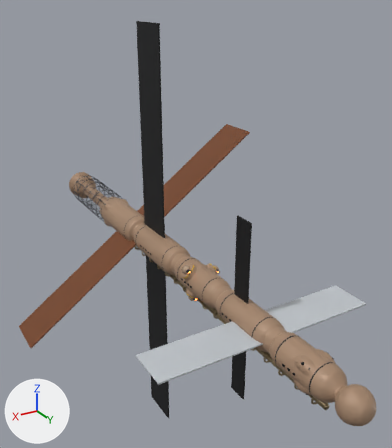
Before and after pictures for a commit that changed the Blender file art/mars.blend.
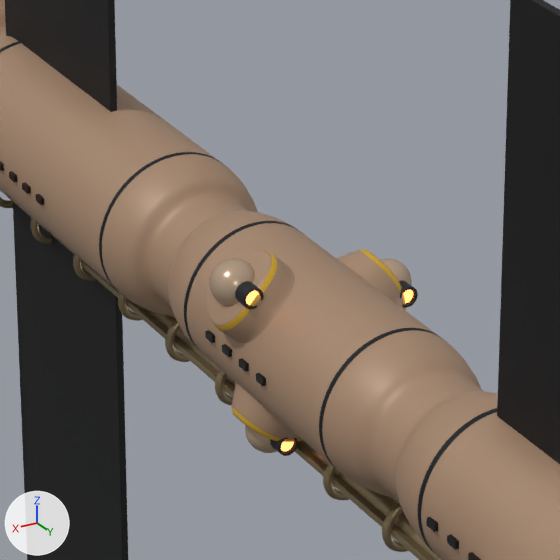
Old and new are each drawn whole from a 50 mm camera at (57.4, 107.6, 61.2) aimed at (-6.9, 0.4, 7.6) and again close up on the part from 37% to 63% of the width and 49% to 71% of the height. The axes (+X, +Y, +Z) are drawn at lower left. The lights are the same throughout. The last two pictures show the newer version.

In view in the first close-up: 'B_barbette0', 'B_barbette1', 'B_barbette2', 'B_coil_barrel', 'B_dome0', 'B_hull', 'B_rail.001', 'B_seam.002', 'Rad2_dark', 'Rad4_dark', 'Rad5_dark' and 30 more.
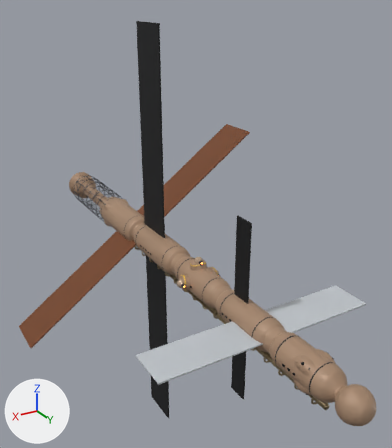
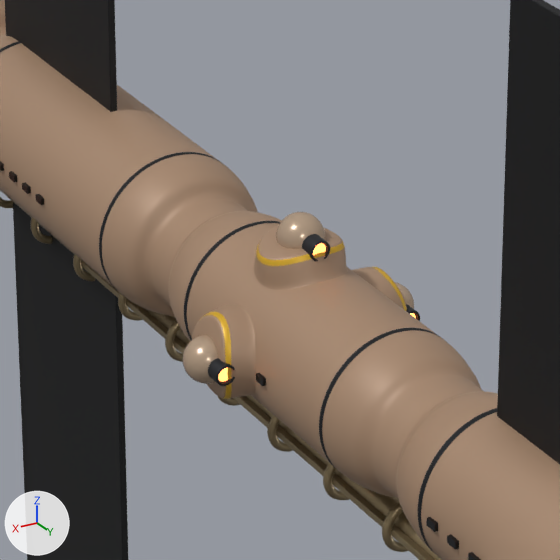
ob_turret0 is not drawn itself; it is the parent of ob_b_dome0, ob_b_emitter0, ob_lens0, ob_muzzle0.
ob_turret1 is not drawn itself; it is the parent of ob_b_dome1, ob_b_emitter1, ob_lens1, ob_muzzle1.
ob_turret2 is not drawn itself; it is the parent of ob_b_dome2, ob_b_emitter2, ob_lens2, ob_muzzle2.

Pixel boxes (x1, y1, x2, y2) of what changed, in the close-ups (560 x 560 px):
'B_barbette0', turned: before (206, 249, 295, 343); after (191, 303, 256, 399)
'B_barbette2', turned: before (232, 382, 302, 442); after (253, 225, 348, 290)
'B_dome0', moved: before (210, 258, 255, 306); after (183, 335, 218, 384)
'B_dome2', moved: before (245, 425, 277, 453); after (276, 212, 325, 249)
'B_barbette1', turned: before (336, 249, 406, 311); after (352, 267, 407, 311)
'B_emitter0', moved: before (235, 281, 264, 309); after (208, 358, 235, 386)
'B_emitter2', moved: before (270, 437, 298, 456); after (302, 234, 330, 261)
'B_dome1', moved: before (381, 258, 412, 285); after (395, 282, 414, 309)
'B_emitter1', moved: before (399, 280, 418, 308); after (406, 304, 420, 321)
'Lens0', moved: before (246, 291, 259, 305); after (218, 368, 228, 382)
'Lens2', moved: before (281, 442, 294, 451); after (313, 243, 326, 255)
'Lens1', moved (mostly hidden afterwards): before (403, 289, 413, 303); after (410, 313, 416, 318)

What the commit changed:
me_b_barbette0 is used by ob_b_barbette0; location (0.0, 0.0, 0.0).
me_b_barbette0 had 3073 vertices, 3072 faces and spanned x 0.55..4.19, y 10.9..15.1, z 0.55..4.19.
me_b_barbette0 now has 3073 vertices, 3072 faces and spans x 2.73..4.51, y 10.9..15.1, z -1.95..1.95.
me_b_barbette0 part 1: the whole mesh is turned 45 degrees about the y axis through the mesh origin.
me_b_barbette1 is used by ob_b_barbette1; location (0.0, 0.0, 0.0).
me_b_barbette1 had 3073 vertices, 3072 faces and spanned x -4.51..-2.14, y 10.9..15.1, z -1.18..2.85.
me_b_barbette1 now has 3073 vertices, 3072 faces and spans x -4.51..-2.73, y 10.9..15.1, z -1.95..1.95.
me_b_barbette1 part 2: the whole mesh is turned -15 degrees about the y axis through the mesh origin.
me_b_barbette2 is used by ob_b_barbette2; location (0.0, 0.0, 0.0).
me_b_barbette2 had 3073 vertices, 3072 faces and spanned x -0.9..3.13, y 10.9..15.1, z -4.51..-1.9.
me_b_barbette2 now has 3073 vertices, 3072 faces and spans x -1.95..1.95, y 10.9..15.1, z 2.73..4.51.
me_b_barbette2 part 3: the whole mesh is turned -160 degrees about the y axis through the mesh origin.
Object 'Turret0' (ob_turret0) moves from (3.203, 13.0, 3.203) to (4.529, 13.0, 0.0).
Object 'Turret1' (ob_turret1) moves from (-4.375, 13.0, 1.172) to (-4.529, 13.0, 0.0).
Object 'Turret2' (ob_turret2) moves from (1.549, 13.0, -4.256) to (0.0, 13.0, 4.529).
